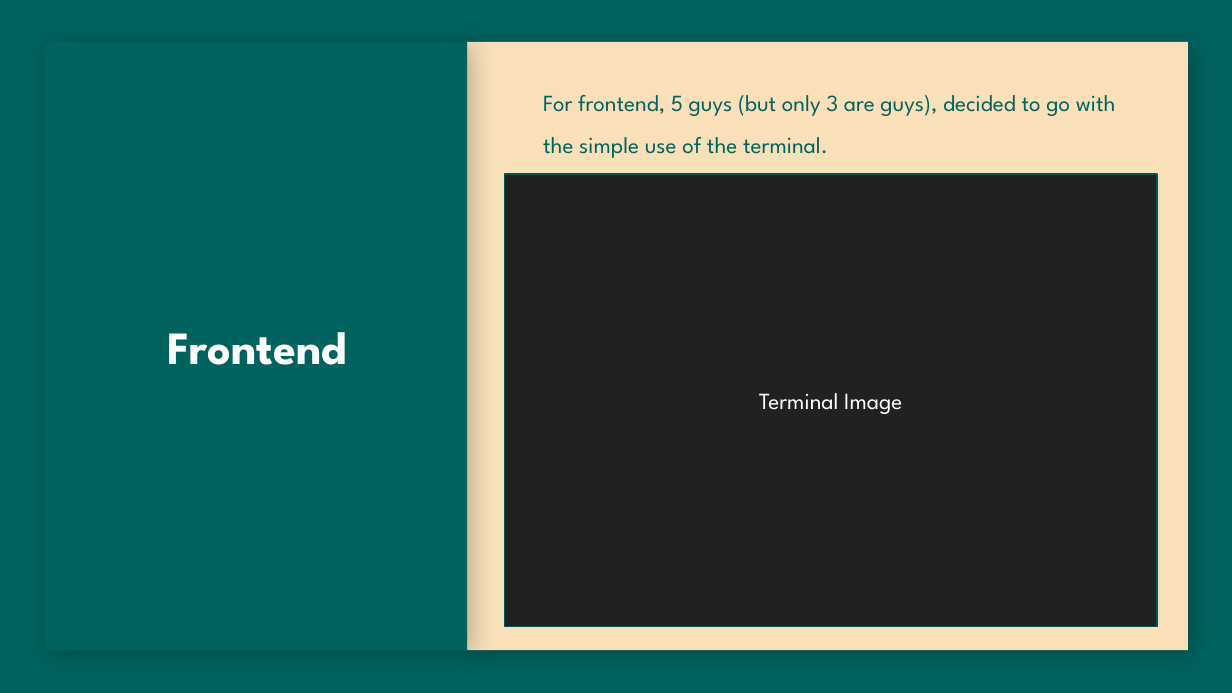
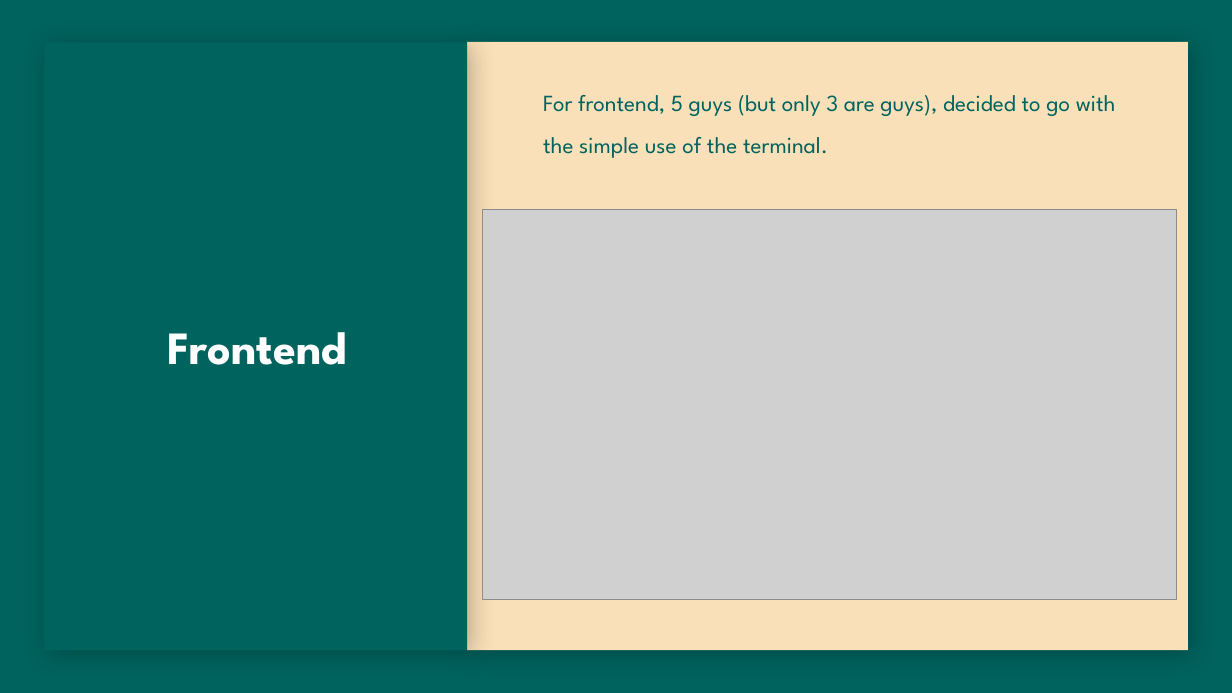
Before and after one commit to yashGhela/cos214prac6, a slide deck: slide 20 of Presentation/TIVIDY-Presentation.pptx. Drawn at 1232x693 pixels with LibreOffice and Linux fonts; fonts in the diff are those of the drawing; grey boxes stand for pictures; background and template pictures are left out. Boxes give left, top, right and bottom in pixels: in the first picture for what was removed or moved away, otherwise in the second. Text is boxed around its words. In the diff, an @@ line names an element or a change of style, - is before the commit and + after.

```diff
--- a/Presentation/TIVIDY-Presentation.pptx
+++ b/Presentation/TIVIDY-Presentation.pptx
@@ rectangle removed at (505, 175, 1157, 628) @@
-Terminal Image
@@ picture added at (482, 210, 1177, 600) @@
```
Also in this commit, not shown: 3 other slides changed, 3 slides added, 3 slides removed, 8 other files.
